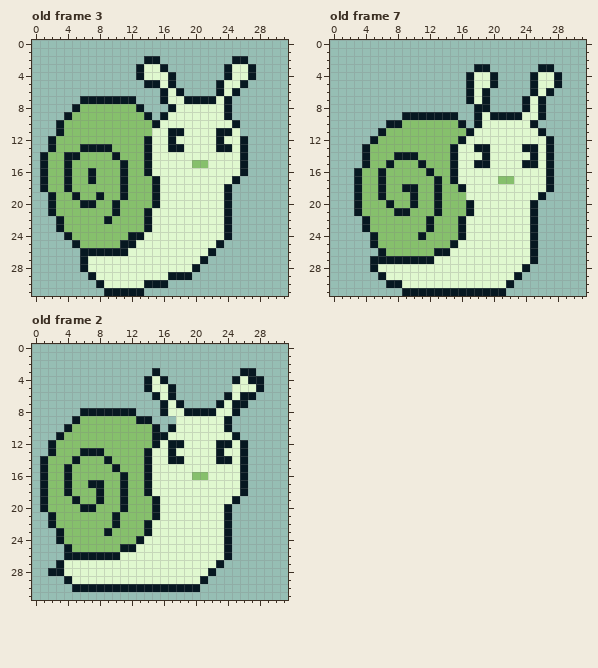
Pixel-art file -- concepts/gary_single.aseprite. The first picture shows the starting point.
32x32 pixels, 9 frames. Shown: old frame 3, old frame 7, old frame 2. The commit also changed other frames, which this record leaves out.
New version:
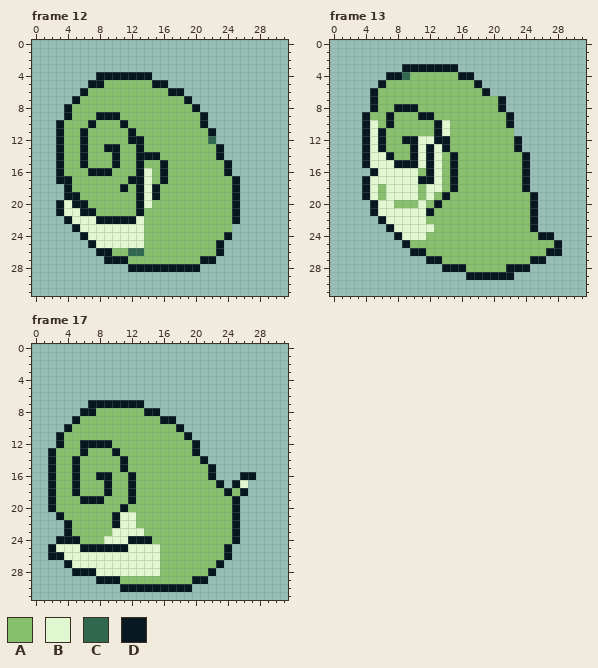
Palette (. is transparent): A #86c06c  B #e0f8cf  C #306850  D #071821
A new or re-ordered frame is compared with the old frame closest to it.
Change:
frames 9 -> 17
--- frame 12 is new; against old frame 3
@@ x 0..31 @@
  1 ................................
- 2 ..............DD.........DD.....
- 3 .............DBBD.......DBBD....
- 4 .............DBBBD......DBBD....
- 5 ..............DDBD.....DBBD.....
- 6 ................DBD....DBD......
- 7 ......DDDDDDD...DBBDDDDBD.......
- 8 .....DAAAAAAAD...DBBBBBBD.......
- 9 ....DAAAAAAAAAD.DBBBBBBBD.......
-10 ...DAAAAAAAAAAADBBBBBBBBBD......
-11 ...DAAAAAAAAAAABBDDBBBBDDB......
-12 ..DAAAAAAAAAAADBBDBBBBBDBBD.....
-13 ..DAAADDDDAAAADBBDDBBBBDDBD.....
-14 .DAADDAAAADAAADBBBBBBBBBBBD.....
-15 .DAADAAAAAADAADBBBBBAABBBBD.....
-16 .DAADAADAAADAADBBBBBBBBBBBD.....
-17 .DAADAADAAADAAADBBBBBBBBBD......
-18 .DAADAAAAAADAAADBBBBBBBBD.......
-19 ..DAADAADAADAAADBBBBBBBBD.......
-20 ..DAAADDAADAAAADBBBBBBBBD.......
-21 ..DAAAAAAADAAADBBBBBBBBBD.......
-22 ...DAAAAADAAAADBBBBBBBBBD.......
-23 ...DAAAAAAAAAADBBBBBBBBBD.......
-24 ....DAAAAAAADDBBBBBBBBBBD.......
-25 .....DAAAAADDBBBBBBBBBBD........
-26 ......DDDDDDBBBBBBBBBBD.........
-27 ......DBBBBBBBBBBBBBBD..........
-28 ......DBBBBBBBBBBBBBD...........
-29 .......DBBBBBBBBBDDD............
-30 ........DBBBBBDDD...............
-31 .........DDDDD..................
+ 2 ................................
+ 3 ................................
+ 4 ........DDDDDDD.................
+ 5 .......DDAAAAAADD...............
+ 6 ......DAAAAAAAAAADD.............
+ 7 .....DAAAAAAAAAAAAAD............
+ 8 ....DAAAAAAAAAAAAAAAD...........
+ 9 ....DAAADDDAAAAAAAAAAD..........
+10 ...DAAADAAADAAAAAAAAAD..........
+11 ...DAADAAAAADAAAAAAAAAD.........
+12 ...DAADAAAAADDAAAAAAAAC.........
+13 ...DAADAADDAADAAAAAAAAAD........
+14 ...DAADAAADAADDDAAAAAAAD........
+15 ...DAADAAADAADAADAAAAAAAD.......
+16 ...DAAADDDAAADBADAAAAAAAD.......
+17 ...DDAAAAAAADDBADAAAAAAAAD......
+18 ....DAAAAAADADBDAAAAAAAAAD......
+19 ....DDAAAAAAADBDAAAAAAAAAD......
+20 ...DBDDAAAAAADBAAAAAAAAAAD......
+21 ...DBBDDAAAAADAAAAAAAAAAAD......
+22 ....DBBBDDDDDBAAAAAAAAAAAD......
+23 .....DBBBBBBBBAAAAAAAAAAA.......
+24 ......DBBBBBBBAAAAAAAAAAD.......
+25 .......DBBBBBBAAAAAAAAAD........
+26 ........DDAACCAAAAAAAAAD........
+27 .........DDDAAAAAAAAADD.........
+28 ............DDDDDDDDD...........
+29 ................................
+30 ................................
+31 ................................
--- frame 13 is new; against old frame 7
@@ x 0..31 @@
  2 ................................
- 3 ..................DD......DD....
- 4 .................DBBD....DBBD...
- 5 .................DBBD....DBBD...
- 6 .................DBD.....DBD....
- 7 .................DBD....DBD.....
- 8 ..................DD....DBD.....
- 9 .........DDDDDDD..DBDDDDBBD.....
-10 .......DDAAAAAAAD.DBBBBBBD......
-11 ......DAAAAAAAAAADBBBBBBBBD.....
-12 .....DAAAAAAAAAADBBBBBBBBBBD....
-13 ....DAAAAAAAAAADBBDDBBBBDDBD....
-14 ....DAAADDDAAAADBBBDBBBBBDBD....
-15 ....DAADAAADAAADBBDDBBBBDDBD....
-16 ...DAADAAAAADAADBBBBBBBBBBBD....
-17 ...DAADAAAAAADADBBBBBAABBBBD....
-18 ...DAADAADDAADAADBBBBBBBBBBD....
-19 ...DAADAAADAADAAABBBBBBBBBD.....
-20 ...DAAADAADAADAAADBBBBBBBD......
-21 ...DAAAADDAAADAAADBBBBBBBD......
-22 ....DAAAAAAADAAADBBBBBBBBD......
-23 ....DAAAAAAADAAADBBBBBBBBD......
-24 .....DAAAAADAAAADBBBBBBBBD......
-25 .....DAAAAAAAAADBBBBBBBBBD......
-26 ......DAAAAAADDBBBBBBBBBBD......
-27 .....DDDDDDDDBBBBBBBBBBBBD......
-28 .....DBBBBBBBBBBBBBBBBBBD.......
-29 ......DBBBBBBBBBBBBBBBBD........
-30 .......DDBBBBBBBBBBBBBD.........
-31 .........DDDDDDDDDDDDD..........
+ 3 .........DDDDDDD................
+ 4 .......DDCAAAAAADD..............
+ 5 ......DAAAAAAAAAAAD.............
+ 6 .....DAAAAAAAAAAAAAD............
+ 7 .....DAAAAAAAAAAAAAAAD..........
+ 8 .....DAADDDAAAAAAAAAAD..........
+ 9 ....DAADAAADDAAAAAAAAAD.........
+10 ....DBADAAAAADBAAAAAAAD.........
+11 ....DBDAAAAAADBAAAAAAAA.........
+12 ....DBDAADDBBDDAAAAAAAAD........
+13 ....DBDAAADBDBDAAAAAAAAD........
+14 ....DBBDAADBDBADAAAAAAAAD.......
+15 ....DBBBDDDBDBADAAAAAAAAD.......
+16 .....DBBBBBADBADAAAAAAAAD.......
+17 ....DBBBBBBDDBADAAAAAAAAD.......
+18 ....DBABBBBABBADAAAAAAAAD.......
+19 ....DBABBBBABADAAAAAAAAAAD......
+20 .....DBBAAABADAAAAAAAAAAAD......
+21 .....DBBBBBBDAAAAAAAAAAAAD......
+22 ......DBBBBBAAAAAAAAAAAAAD......
+23 .......DBBBBBAAAAAAAAAAAAD......
+24 ........DBBBAAAAAAAAAAAAAADD....
+25 .........DAAAAAAAAAAAAAAAAAAD...
+26 ..........DDAAAAAAAAAAAAAAADD...
+27 ............DDAAAAAAAAAAADD.....
+28 ..............DDDAAAAADDD.......
+29 .................DDDDDD.........
+30 ................................
+31 ................................
--- frame 17 is new; against old frame 2
@@ x 0..31 @@
  2 ................................
- 3 ...............D..........DD....
- 4 ..............DBD........DBDD...
- 5 ..............DBBD.......BBBD...
- 6 ...............DBD......DBDD....
- 7 ................DBD....DBDD.....
- 8 ......DDDDDDD...DBBDDDDBBD......
- 9 .....DAAAAAAADD...BBBBBBD.......
-10 ....DAAAAAAAAAAD.DBBBBBBD.......
-11 ...DAAAAAAAAAAADDBBBBBBBBD......
-12 ..DAAAAAAAAAAAADBDDBBBBDDBD.....
-13 ..DAAADDDAAAAADBBDBBBBBDBBD.....
-14 .DAAADAAADAAAADBBDDBBBBDDBD.....
-15 .DAADAAAAADAAADBBBBBBBBBBBD.....
-16 .DAADAAAAAADAADBBBBBAABBBBD.....
-17 .DAADAADDAADAADBBBBBBBBBBBD.....
-18 .DAADAAADAADAADBBBBBBBBBBBD.....
-19 .DAAADAADAADAAADBBBBBBBBBD......
-20 .DAAAADDAAADAAADBBBBBBBBD.......
-21 ..DAAAAAAADAAAADBBBBBBBBD.......
-22 ..DAAAAAAADAAADBBBBBBBBBD.......
-23 ...DAAAAADAAAADBBBBBBBBBD.......
-24 ...DAAAAAAAAADBBBBBBBBBBD.......
-25 ....DAAAAAADDBBBBBBBBBBBD.......
-26 ....DDDDDDDBBBBBBBBBBBBBD.......
-27 ...DBBBBBBBBBBBBBBBBBBBD........
-28 ..DDBBBBBBBBBBBBBBBBBBD.........
-29 ....DBBBBBBBBBBBBBBBBD..........
-30 .....DDDDDDDDDDDDDDDD...........
+ 3 ................................
+ 4 ................................
+ 5 ................................
+ 6 ................................
+ 7 .......DDDDDDD..................
+ 8 ......DDAAAAAADD................
+ 9 .....DAAAAAAAAAADD..............
+10 ....DAAAAAAAAAAAAAD.............
+11 ...DAAAAAAAAAAAAAAAD............
+12 ...DAADDDDAAAAAAAAAAD...........
+13 ..DAAADAAADAAAAAAAAAD...........
+14 ..DAADAAAAADAAAAAAAAAD..........
+15 ..DAADAAAAADAAAAAAAAAAD.........
+16 ..DAADAADDAADAAAAAAAAAD...DD....
+17 ..DAADAAADAADAAAAAAAAAAD.DB.....
+18 ..DAADAAADAADAAAAAAAAAAADAD.....
+19 ..DAAADDDAAADAAAAAAAAAAAAD......
+20 ..DAAAAAAAADAAAAAAAAAAAAAD......
+21 ...DAAAAAADBBAAAAAAAAAAAAD......
+22 ....DAAAAADBBAAAAAAAAAAAAD......
+23 ....DAAAAABBBBAAAAAAAAAAAD......
+24 ...DDDAAABBBDDDAAAAAAAAAAD......
+25 ..DBBBDDDDDDBBBBAAAAAAAAD.......
+26 ..DDBBBBBBBBBBBBAAAAAAAAD.......
+27 ....DBBBBBBBBBBBAAAAAAAD........
+28 .....DDDBBBBBBBBAAAAAAD.........
+29 ........DDDAAAAAAAAADD..........
+30 ...........DDDDDDDDD............
 31 ................................
Changed places in both pictures, as pixel boxes (x1, y1, x2, y2):
changed: (40, 56, 256, 296)
changed: (354, 64, 562, 296)
changed: (40, 368, 264, 592)
